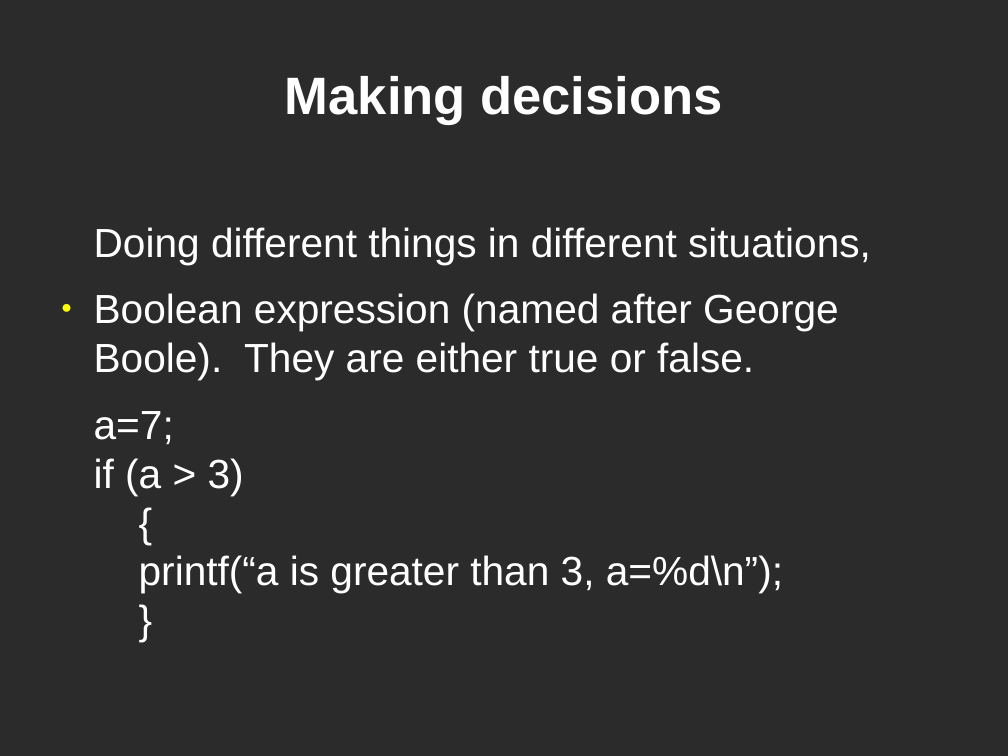
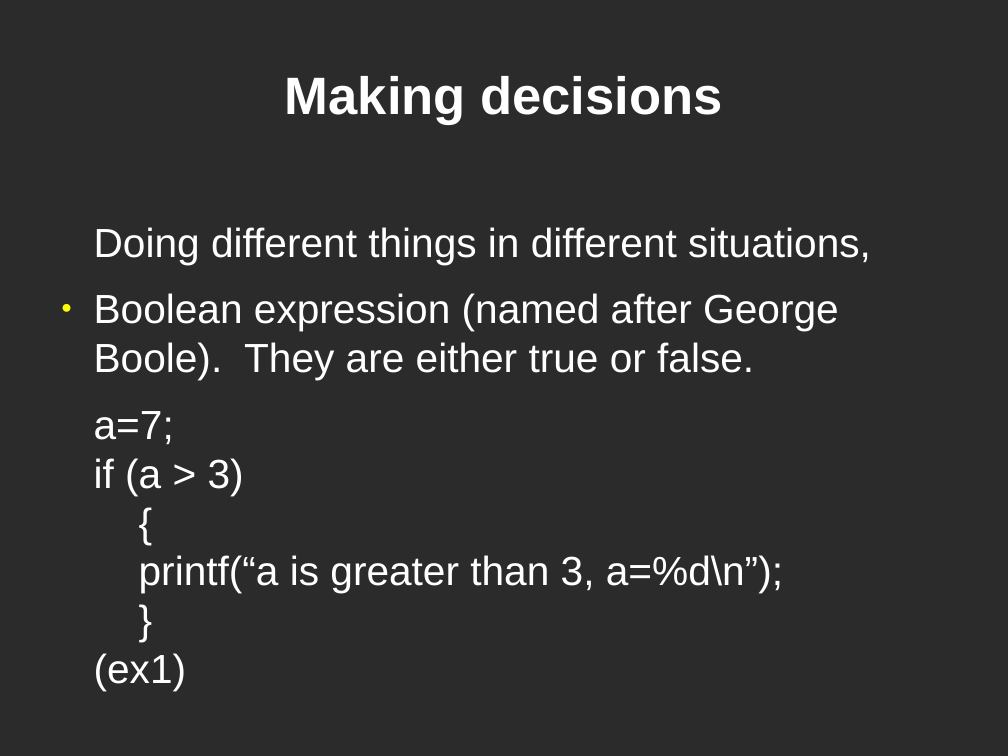
Before and after one commit to dklamet/class, a slide deck: slide 18 of docs/class1.odp. Drawn at 1008x756 pixels with LibreOffice and Linux fonts; fonts in the diff are those of the drawing; background and template pictures are left out; a plain dark background stands for a picture behind light text. Boxes give left, top, right and bottom in pixels: in the first picture for what was removed or moved away, otherwise in the second. Text is boxed around its words. In the diff, an @@ line names an element or a change of style, - is before the commit and + after.

```diff
--- a/docs/class1.odp
+++ b/docs/class1.odp
@@ text at (94, 411, 783, 691): text changed @@
-a=7;
-if (a > 3)
-{
-printf(“a is greater than 3, a=%d\n”);
-}
+a=7;
+if (a > 3)
+{
+printf(“a is greater than 3, a=%d\n”);
+}
+(ex1)
```
Also in this commit, not shown: 3 other slides changed, 1 slide added, 6 other files.
